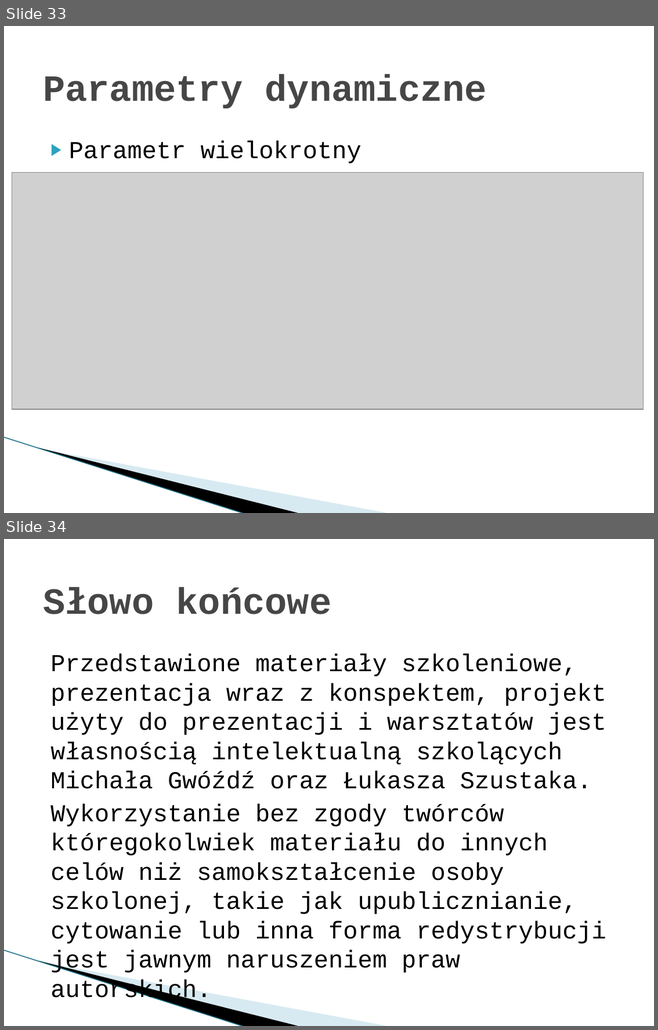
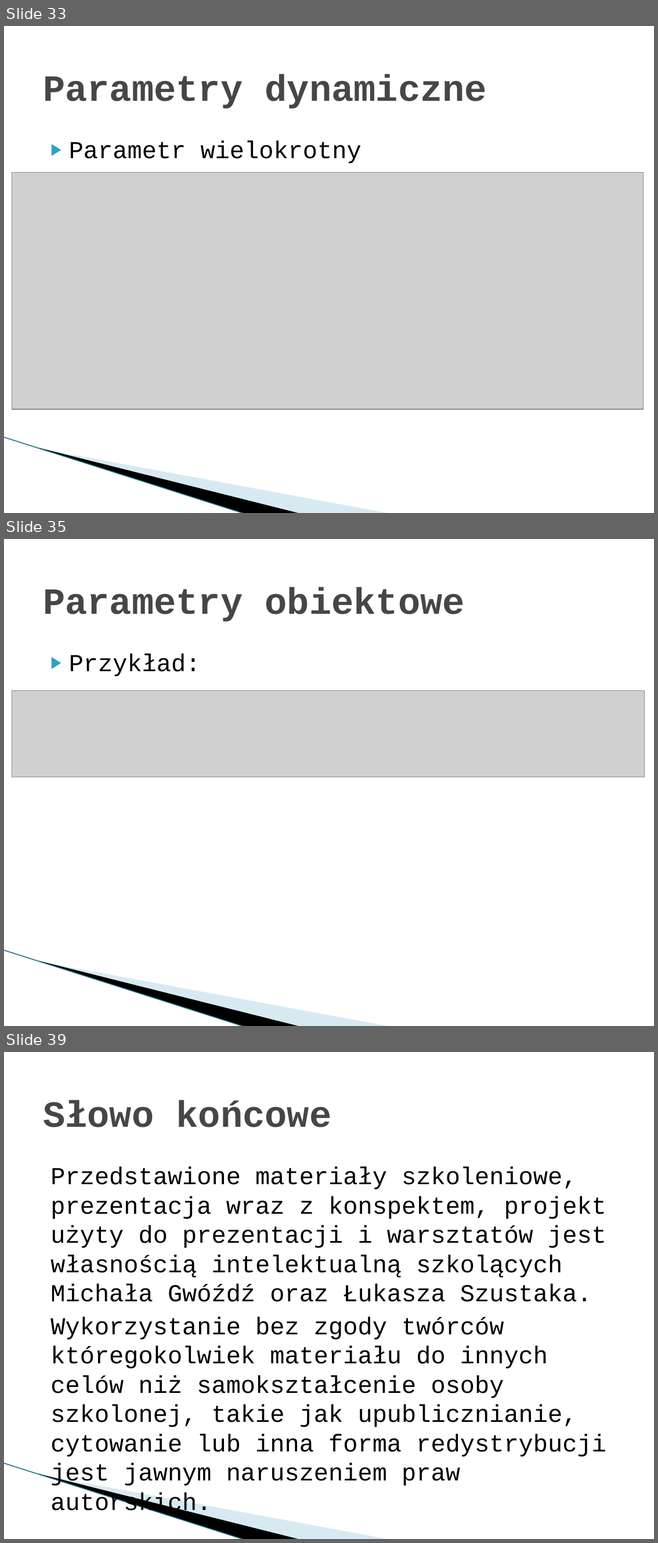
Before and after one commit to mietghar/Dapper_Workshop, a slide deck: Files/Szkolenie warsztatowe Dapper.pptx. Shown one above the other, each under a label of ours: slides 33 and 34 before the commit, slides 33, 35 and 39 after it; the slides between them are not shown. The pictures are 658x1030 and 658x1543 pixels, drawn with LibreOffice and Linux fonts; fonts in the diff are those of the drawing; grey boxes stand for pictures; background and template pictures are left out. Boxes give left, top, right and bottom in pixels: in the first picture for what was removed or moved away, otherwise in the second. Text is boxed around its words. In the diff, an @@ line names an element or a change of style, - is before the commit and + after.

```diff
--- a/Files/Szkolenie warsztatowe Dapper.pptx
+++ b/Files/Szkolenie warsztatowe Dapper.pptx
@@ slide 35 added at (x1=4, y1=539, x2=654, y2=1026), background #FFFFFF; not listed: 3 template elements that a slide beside it also shows @@
@@ title added at (x1=43, y1=587, x2=465, y2=621), 41 pt, text #464646, bold @@
+Parametry obiektowe
@@ text added at (x1=69, y1=654, x2=201, y2=676), 27 pt, text #000000 @@
+▶ Przykład:
@@ picture added at (x1=12, y1=690, x2=644, y2=777) @@
@@ what was slide 34 is now slide 39 @@
```
Also in this commit, not shown: 4 other slides added.
